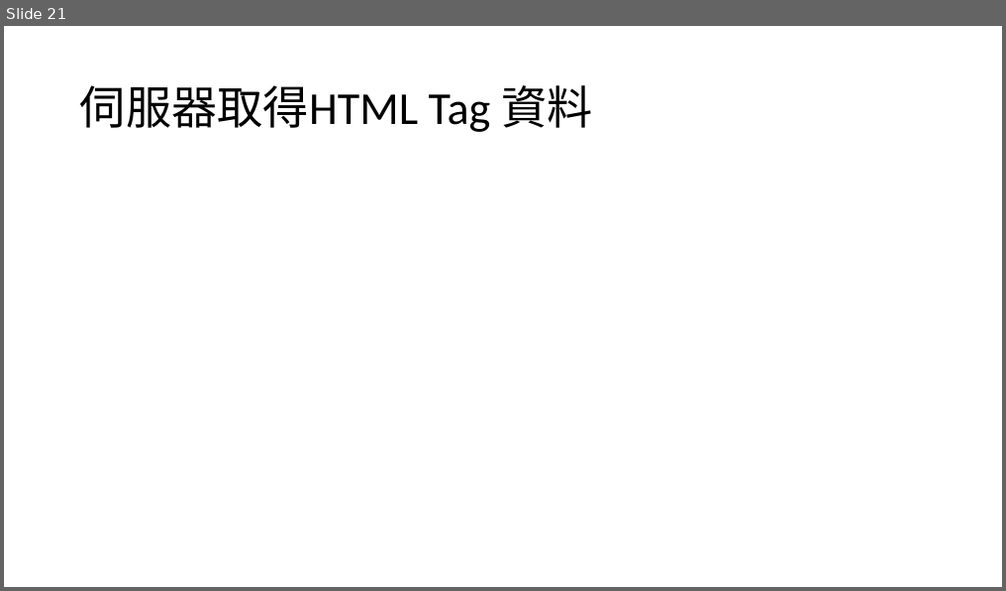
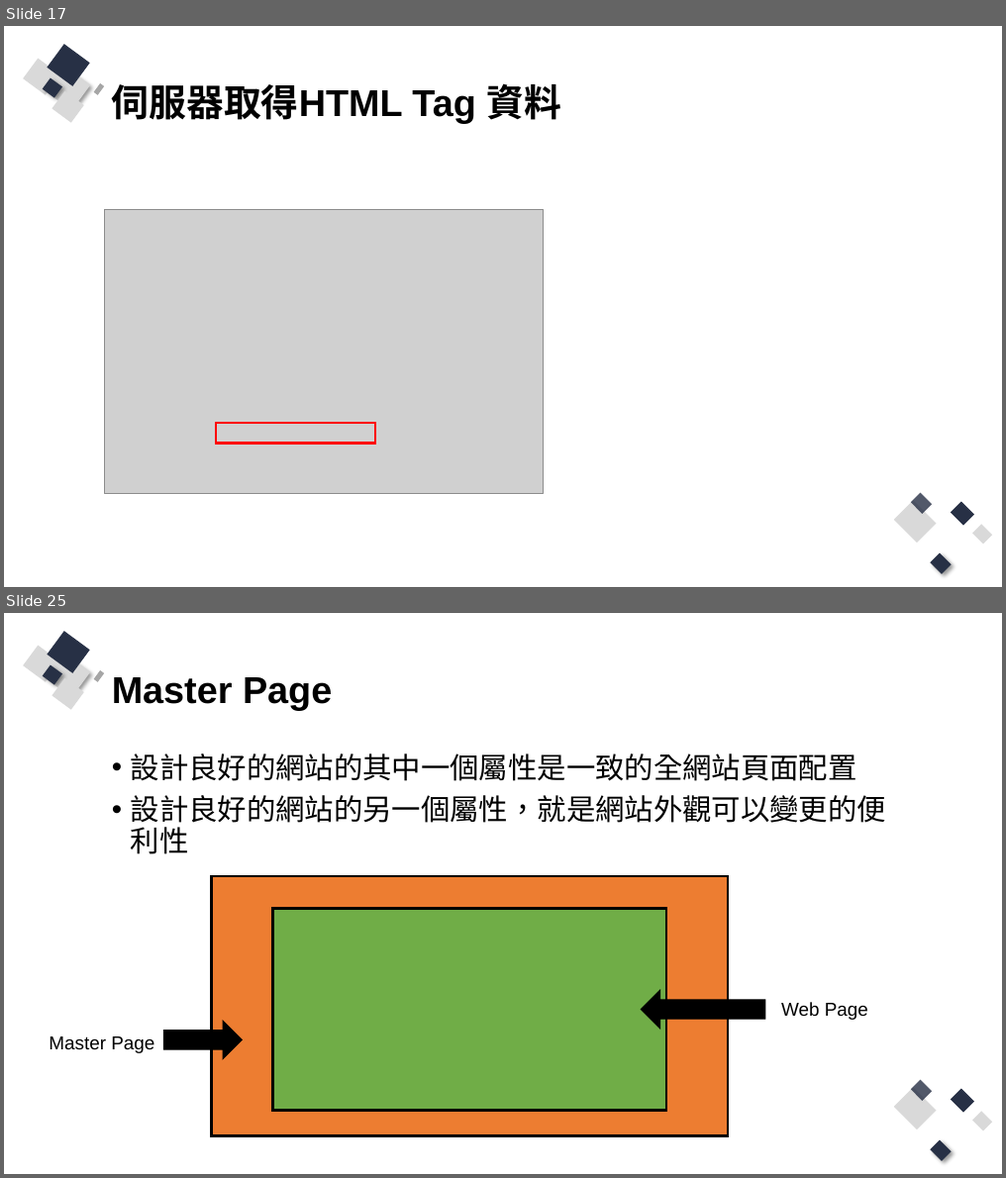
Before and after one commit to Q81JIAXIONG/-, a slide deck: 投影片/2.asp.net webform 框架.pptx. Shown one above the other, each under a label of ours: slide 21 before the commit, slides 17 and 25 after it; the slides between them are not shown. The pictures are 1006x591 and 1006x1178 pixels, drawn with LibreOffice and Linux fonts; fonts in the diff are those of the drawing; grey boxes stand for pictures. Boxes give left, top, right and bottom in pixels: in the first picture for what was removed or moved away, otherwise in the second. Text is boxed around its words. In the diff, an @@ line names an element or a change of style, - is before the commit and + after.

```diff
--- a/投影片/2.asp.net webform 框架.pptx
+++ b/投影片/2.asp.net webform 框架.pptx
@@ slide 25 added at (x1=4, y1=613, x2=1002, y2=1174), background #FFFFFF; not listed: 13 template elements that a slide beside it also shows @@
@@ title added at (x1=112, y1=677, x2=332, y2=710), 36 pt, text #000000, bold @@
+Master Page
@@ text added at (x1=131, y1=754, x2=886, y2=855), 28 pt, text #000000 @@
+• 設計良好的網站的其中一個屬性是一致的全網站頁面配置
+• 設計良好的網站的另一個屬性，就是網站外觀可以變更的便利性
@@ rectangle added at (x1=211, y1=876, x2=728, y2=1137), fill #ED7D31, outline #000000 2.25 pt @@
@@ rectangle added at (x1=272, y1=909, x2=666, y2=1111), fill #70AD47, outline #000000 2.25 pt @@
@@ right arrow added at (x1=642, y1=990, x2=765, y2=1029), fill #000000, outline #000000 1 pt @@
@@ right arrow added at (x1=163, y1=1021, x2=242, y2=1059), fill #000000, outline #000000 1 pt @@
@@ text added at (x1=781, y1=1002, x2=868, y2=1020), 18 pt, text #000000 @@
+Web Page
@@ text added at (x1=49, y1=1037, x2=154, y2=1054), 18 pt, text #000000 @@
+Master Page
@@ what was slide 21 is now slide 17 @@
@@ slide 17 changed as well @@
@@ title "伺服器取得HTML Tag 資料" moved from (x1=80, y1=85, x2=592, y2=132) to (x1=112, y1=83, x2=561, y2=123) @@
@@ title "伺服器取得HTML Tag 資料" at (x1=112, y1=83, x2=561, y2=123): size 44 to 36 pt, font Calibri to Arial, bold on @@
@@ group added at (x1=24, y1=44, x2=105, y2=122): 8 rectangles @@
@@ picture added at (x1=104, y1=209, x2=544, y2=493) @@
@@ rectangle added at (x1=216, y1=424, x2=374, y2=444), outline #FF0000 2.25 pt @@
@@ group added at (x1=894, y1=493, x2=993, y2=574): 5 rectangles @@
```
Also in this commit, not shown: 7 other slides changed, 32 other slides added, 20 slides removed, 23 other files.
